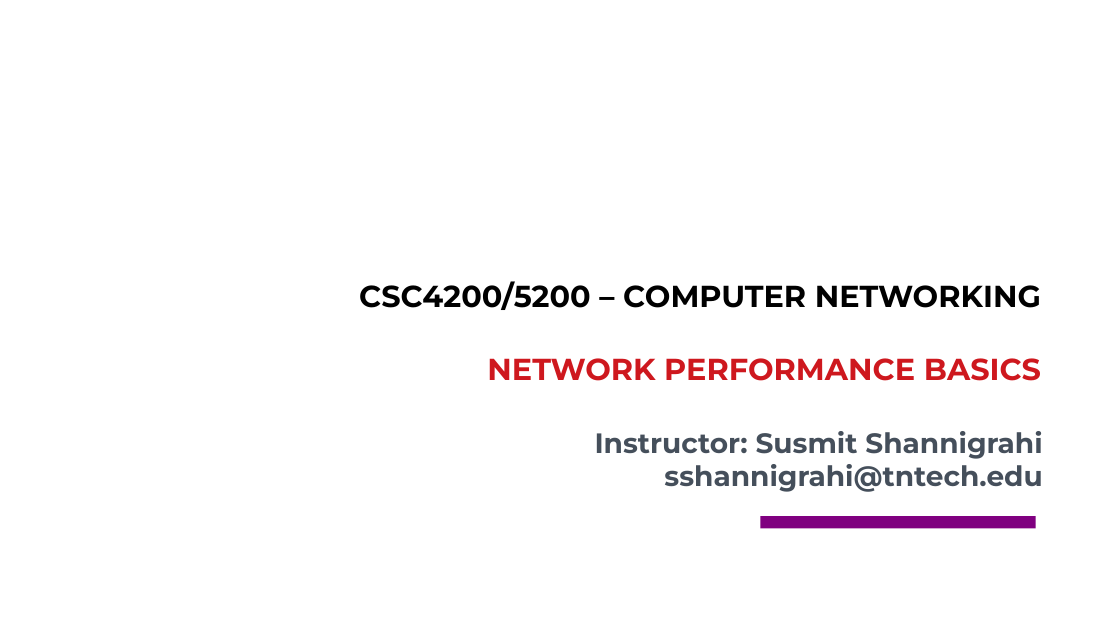
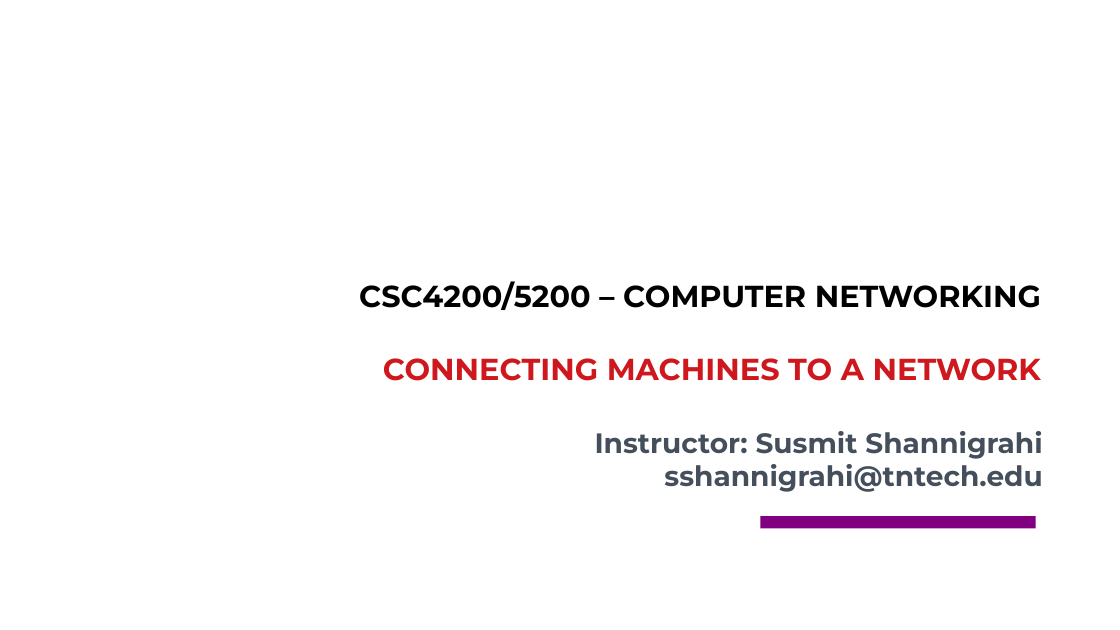
Before and after one commit to csc4200/csc4200.github.io, a slide deck: slide 1 of docs/lectures_source/class_slides-3.odp. Drawn at 1120x630 pixels with LibreOffice and Linux fonts; fonts in the diff are those of the drawing; background and template pictures are left out. Boxes give left, top, right and bottom in pixels: in the first picture for what was removed or moved away, otherwise in the second. Text is boxed around its words. In the diff, an @@ line names an element or a change of style, - is before the commit and + after.

```diff
--- a/docs/lectures_source/class_slides-3.odp
+++ b/docs/lectures_source/class_slides-3.odp
@@ text at bbox=[383, 358, 1041, 381]: text changed @@
-NETWORK PERFORMANCE BASICS
+CONNECTING MACHINES TO A NETWORK
```
Also in this commit, not shown: 23 slides added, 16 slides removed, 14 other files.
